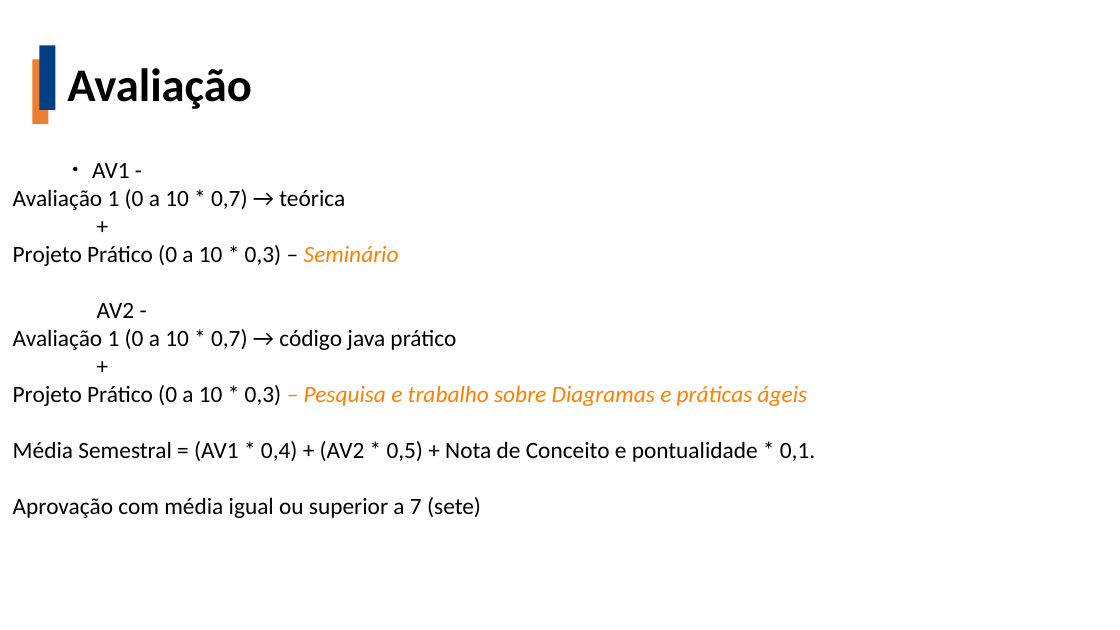
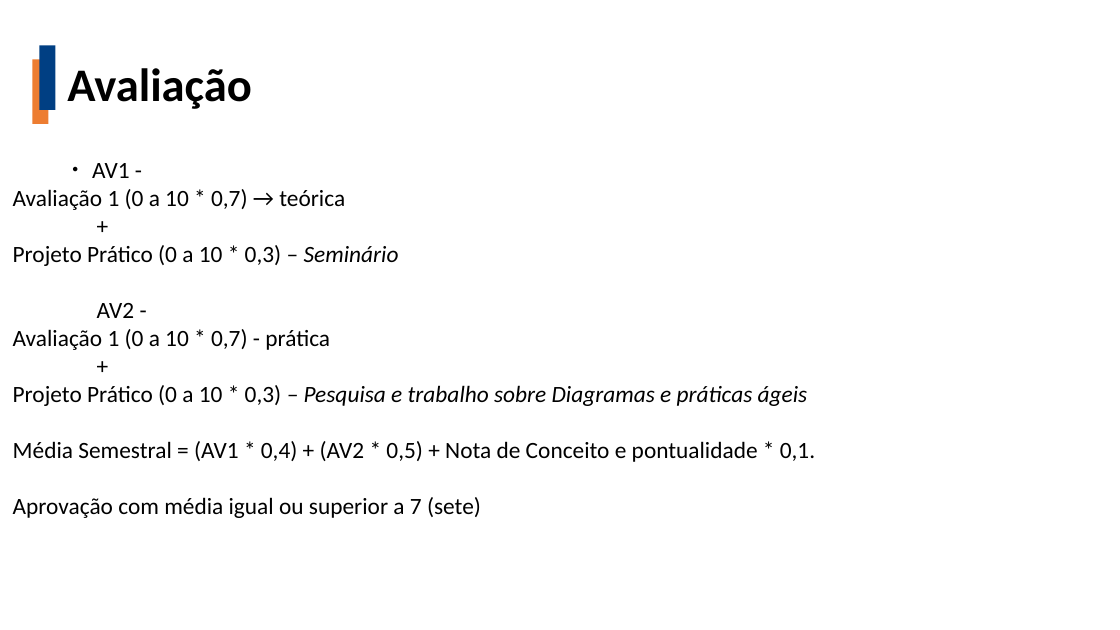
Before and after one commit to mferste/academico, a slide deck: slide 8 of metodologiasAgeis/Dia 01 - Introdução/ContratodeAula.pptx. Drawn at 1120x630 pixels with LibreOffice and Linux fonts; fonts in the diff are those of the drawing; background and template pictures are left out. Boxes give left, top, right and bottom in pixels: in the first picture for what was removed or moved away, otherwise in the second. Text is boxed around its words. In the diff, an @@ line names an element or a change of style, - is before the commit and + after.

```diff
--- a/metodologiasAgeis/Dia 01 - Introdução/ContratodeAula.pptx
+++ b/metodologiasAgeis/Dia 01 - Introdução/ContratodeAula.pptx
@@ text at box(13, 245, 808, 406): text colour #FF8000 to #000000 in "Seminário", "– Pesquisa e trabalho sobre Diagramas e ..." @@
@@ text at box(13, 329, 330, 350): text changed @@
-Avaliação 1 (0 a 10 * 0,7) → código java prático
+Avaliação 1 (0 a 10 * 0,7) - prática
```
Also in this commit, not shown: 5 other files.
